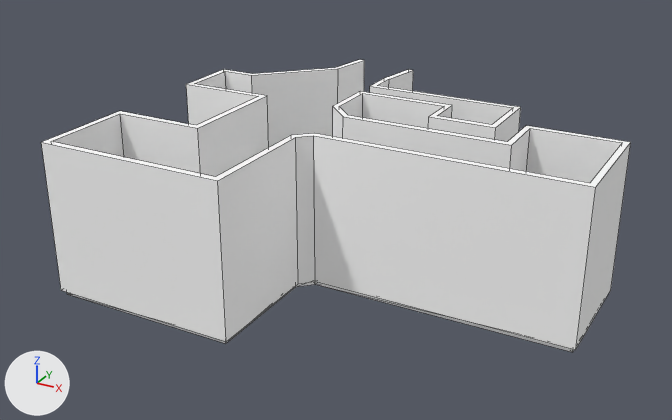
An edit to the FBX model Assets/Prefabs/lvlP1.FBX, drawn before and after from the same camera.
The view is the same before and after, from a 50 mm lens placed at (0.6, -175.1, 107.7), pointed at (-44.6, -92.9, 66.7). The axes (+X, +Y, +Z) are drawn at lower left. The lights are the same throughout. Mesh edges are drawn as thin lines. Where no turn or scale is listed for an object, it has been applied to the vertices.

The first picture shows 'Line034', 'Rectangle015'.
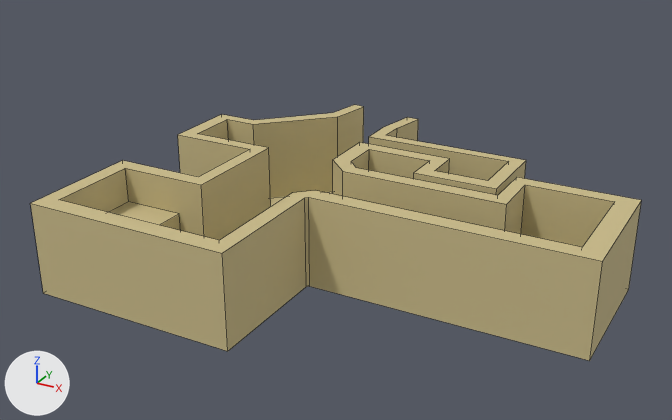
The change, as JSON lines over the scene's bpy script:
```json
{"op": "set", "path": "mat_01___default.base_color", "old": "(1.0, 1.0, 1.0)", "new": "(0.596, 0.502, 0.255)", "note": "white #ffffff -> beige #cbbc8a"}
{"block": "me_mesh_002", "where": "# used by ob_rectangle015; location = (-60.22, -78.25, 59.82)"}
{"op": "remove", "block": "me_mesh_002", "code": "me_mesh_002.from_pydata(...)  # 104 vertices, 54 faces; spans x -7.3..44.2, y -33.9..10.3, z 0.0..16.8"}
{"op": "add", "block": "me_mesh_002", "code": "me_mesh_002.from_pydata(...)  # 104 vertices, 54 faces; spans x -8.5..45.8, y -35.3..10.4, z 0.0..10.4"}
{"block": "me_mesh_002", "change": "me_mesh_002 part 1: 78 of 104 vertices moved; they spanned x -7.3..44.2, y -33.9..10.3, z 0.0..16.8 and now span x -8.5..45.8, y -35.3..10.4, z 0.0..10.4; mean shift (0.0, 0.0, -4.2); largest move (44.2, -19.1, 16.8) -> (45.8, -20.3, 10.4)"}
```

Boxes (x1, y1, x2, y2) around the edits, measured in the pictures (672 x 420 px):
```json
{"object": "Rectangle015", "change": "recoloured, reshaped", "before": [41, 59, 631, 350], "after": [31, 105, 641, 361], "on screen": "12% shorter"}
{"object": "Line034", "change": "recoloured", "before": [67, 191, 575, 352], "after": [67, 191, 575, 352]}
{"object": "Box387", "change": "recoloured", "before": [109, 202, 180, 230], "after": [109, 202, 180, 230]}
```
